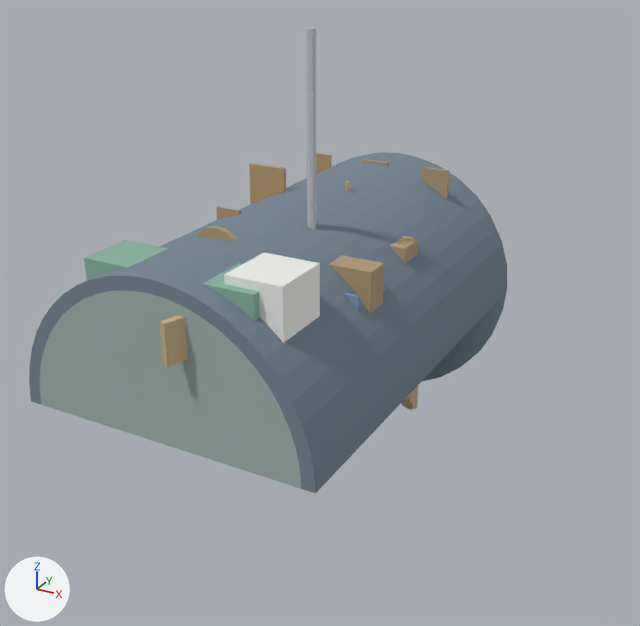
Renders of the glTF model assets/models/neighborhood/squidward-interior.glb from each side of a commit.
Camera for both pictures: a 50 mm lens placed at (4.06, -4.74, 3.82), pointed at (0.35, 2.01, 0.44). Every picture has the same lights, and +X, +Y and +Z are marked at lower left. The older version comes first. Where no turn or scale is listed for an object, it has been applied to the vertices. Vertices at exactly the same position are counted once.

The scene before the commit, as lines of its bpy script (objects in view):
```python
ob_bath_door = bpy.data.objects.new('bath_door', me_cube_055)
ob_bath_door.location = (-0.6, 2.65, 1.25)
ob_dome = bpy.data.objects.new('dome', me_sphere)
ob_dome.location = (0.0, 4.4, 0.0)
ob_stair_0 = bpy.data.objects.new('stair_0', me_cube_002)
ob_stair_0.location = (0.31, 0.05, 1.0)
ob_stair_12 = bpy.data.objects.new('stair_12', me_cube_014)
ob_stair_12.location = (1.04, 2.21, -0.18)
ob_stair_13 = bpy.data.objects.new('stair_13', me_cube_015)
ob_stair_13.location = (1.01, 2.39, -0.3)
ob_stair_14 = bpy.data.objects.new('stair_14', me_cube_016)
ob_stair_14.location = (0.96, 2.57, -0.42)
ob_stair_15 = bpy.data.objects.new('stair_15', me_cube_017)
ob_stair_15.location = (0.91, 2.75, -0.53)
ob_stair_16 = bpy.data.objects.new('stair_16', me_cube_018)
ob_stair_16.location = (0.84, 2.93, -0.63)
ob_stair_17 = bpy.data.objects.new('stair_17', me_cube_019)
ob_stair_17.location = (0.75, 3.11, -0.73)
# also in view: 'fridge' at (0.75, 0.55, 0.9); 'stair_pole' at (0.38, 1.8, 1.24); 'floor_0' at (0.0, 0.0, 0.65); 'kitchen_counter' at (0.0, 0.45, 0.95); 'bookshelf' at (0.9, 1.55, 0.8)
```
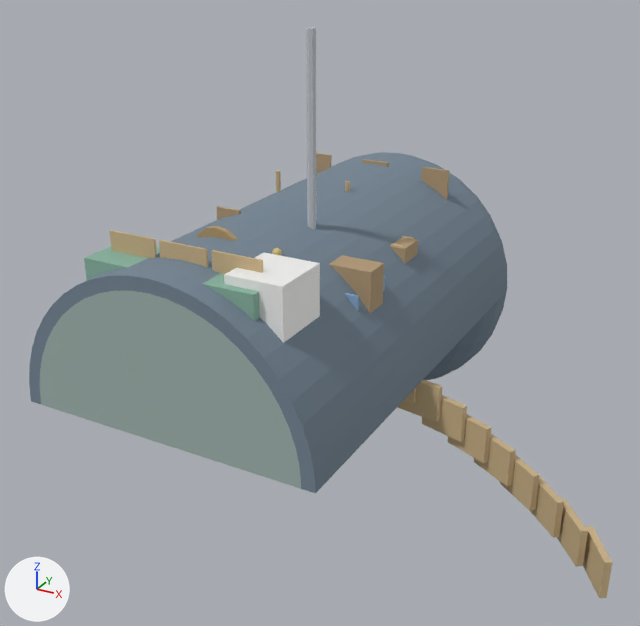
Where the newer file only moved an object's origin or applied its transform, the numbers keep the older frame.

Where the change shows, as pixel boxes (x1, y1, x2, y2) in the pictures (640 x 626 px):
'stair_19', moved (not visible before): after (583, 526, 612, 598)
'stair_18', moved (not visible before): after (557, 498, 588, 567)
'stair_13', moved (mostly hidden before): before (403, 387, 417, 406); after (422, 395, 467, 442)
'stair_0', moved (not visible afterwards): before (159, 315, 188, 367)
'bath_door', deleted (brown): before (249, 163, 286, 204)
'stair_14', moved (mostly hidden before): before (402, 386, 418, 409); after (448, 414, 491, 463)
'stair_17', moved (not visible before): after (530, 477, 564, 538)
'stair_12', moved (mostly hidden before): before (403, 390, 414, 403); after (397, 379, 443, 422)
'stair_16', moved (not visible before): after (500, 455, 540, 511)
'stair_15', moved (mostly hidden before): before (403, 403, 417, 410); after (474, 434, 516, 486)
'cab_door_-0.5', added (beige): after (110, 230, 157, 258)
'cab_door_0.0', added (beige): after (159, 240, 208, 267)
'cab_door_0.5', added (beige): after (211, 250, 263, 274)

Diff of the bpy script that builds the scene:
```diff
--- a/assets/models/neighborhood/squidward-interior.glb.py
+++ b/assets/models/neighborhood/squidward-interior.glb.py
@@ me_cube_002 @@
-me_cube_002.from_pydata(...)  # 8 vertices, 12 faces; spans x -0.095..0.095, y -0.224..0.224, z -0.175..0.175
+me_cube_002.from_pydata(...)  # 8 vertices, 12 faces; spans x -0.362..-0.171, y 0.037..0.485, z -0.175..0.175
+# me_cube_002 part 1: the whole mesh is moved by (-0.266, 0.261, 0.0)
 me_cube_002.materials.append(mat_wood_light)
@@ me_cube_014 @@
-me_cube_014.from_pydata(...)  # 8 vertices, 12 faces; spans x -0.227..0.227, y -0.067..0.067, z -0.175..0.175
+me_cube_014.from_pydata(...)  # 8 vertices, 12 faces; spans x 0.131..0.584, y -0.273..-0.138, z -0.175..0.175
+# me_cube_014 part 2: the whole mesh is moved by (0.357, -0.206, 0.0)
 me_cube_014.materials.append(mat_wood_light)
@@ me_cube_015 @@
-me_cube_015.from_pydata(...)  # 8 vertices, 12 faces; spans x -0.224..0.224, y -0.093..0.093, z -0.175..0.175
+me_cube_015.from_pydata(...)  # 8 vertices, 12 faces; spans x 0.416..0.864, y -0.479..-0.293, z -0.175..0.175
+# me_cube_015 part 3: the whole mesh is moved by (0.64, -0.386, 0.0)
 me_cube_015.materials.append(mat_wood_light)
@@ me_cube_016 @@
-me_cube_016.from_pydata(...)  # 8 vertices, 12 faces; spans x -0.218..0.218, y -0.117..0.117, z -0.175..0.175
+me_cube_016.from_pydata(...)  # 8 vertices, 12 faces; spans x 0.725..1.161, y -0.713..-0.478, z -0.175..0.175
+# me_cube_016 part 4: the whole mesh is moved by (0.943, -0.595, 0.0)
 me_cube_016.materials.append(mat_wood_light)
@@ me_cube_017 @@
-me_cube_017.from_pydata(...)  # 8 vertices, 12 faces; spans x -0.209..0.209, y -0.139..0.139, z -0.175..0.175
+me_cube_017.from_pydata(...)  # 8 vertices, 12 faces; spans x 1.055..1.474, y -0.973..-0.694, z -0.175..0.175
+# me_cube_017 part 5: the whole mesh is moved by (1.264, -0.834, 0.0)
 me_cube_017.materials.append(mat_wood_light)
@@ me_cube_018 @@
-me_cube_018.from_pydata(...)  # 8 vertices, 12 faces; spans x -0.197..0.197, y -0.16..0.16, z -0.175..0.175
+me_cube_018.from_pydata(...)  # 8 vertices, 12 faces; spans x 1.404..1.799, y -1.262..-0.942, z -0.175..0.175
+# me_cube_018 part 6: the whole mesh is moved by (1.601, -1.102, 0.0)
 me_cube_018.materials.append(mat_wood_light)
@@ me_cube_019 @@
-me_cube_019.from_pydata(...)  # 8 vertices, 12 faces; spans x -0.183..0.183, y -0.178..0.178, z -0.175..0.175
+me_cube_019.from_pydata(...)  # 8 vertices, 12 faces; spans x 1.768..2.133, y -1.578..-1.222, z -0.175..0.175
+# me_cube_019 part 7: the whole mesh is moved by (1.951, -1.4, 0.0)
 me_cube_019.materials.append(mat_wood_light)
@@ me_cube_020 @@
-me_cube_020.from_pydata(...)  # 8 vertices, 12 faces; spans x -0.165..0.165, y -0.194..0.194, z -0.175..0.175
+me_cube_020.from_pydata(...)  # 8 vertices, 12 faces; spans x 2.145..2.475, y -1.925..-1.537, z -0.175..0.175
+# me_cube_020 part 8: the whole mesh is moved by (2.31, -1.731, 0.0)
 me_cube_020.materials.append(mat_wood_light)
@@ me_cube_021 @@
-me_cube_021.from_pydata(...)  # 8 vertices, 12 faces; spans x -0.145..0.145, y -0.206..0.206, z -0.175..0.175
+me_cube_021.from_pydata(...)  # 8 vertices, 12 faces; spans x 2.53..2.821, y -2.302..-1.889, z -0.175..0.175
+# me_cube_021 part 9: the whole mesh is moved by (2.676, -2.095, 0.0)
 me_cube_021.materials.append(mat_wood_light)
@@ ob_bath_door @@
-ob_bath_door = bpy.data.objects.new('bath_door', me_cube_055)
@@ ob_cab_door_0_5 @@
+ob_cab_door_0_5 = bpy.data.objects.new('cab_door_0.5', me_cube_026_1)  # a box spanning x 0.275..0.725, y 0.44..0.46, z 0.895..1.545; in mat_wood_light (beige #cbb389)
+ob_cab_door_0_5.location = (0.0, 0.0, 0.0)
@@ ob_cab_door_0_0 @@
+ob_cab_door_0_0 = bpy.data.objects.new('cab_door_0.0', me_cube_025_1)  # a box spanning x -0.225..0.225, y 0.44..0.46, z 0.895..1.545; in mat_wood_light (beige #cbb389)
+ob_cab_door_0_0.location = (0.0, 0.0, 0.0)
@@ ob_cab_door__0_5 @@
+ob_cab_door__0_5 = bpy.data.objects.new('cab_door_-0.5', me_cube_024_1)  # a box spanning x -0.725..-0.275, y 0.44..0.46, z 0.895..1.545; in mat_wood_light (beige #cbb389)
+ob_cab_door__0_5.location = (0.0, 0.0, 0.0)
```
